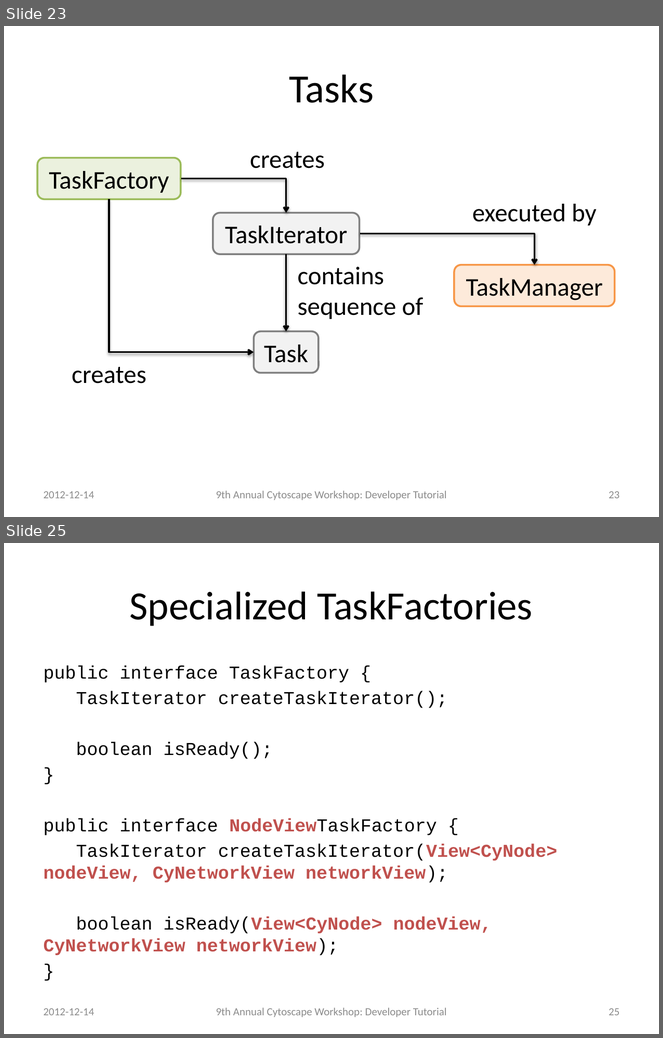
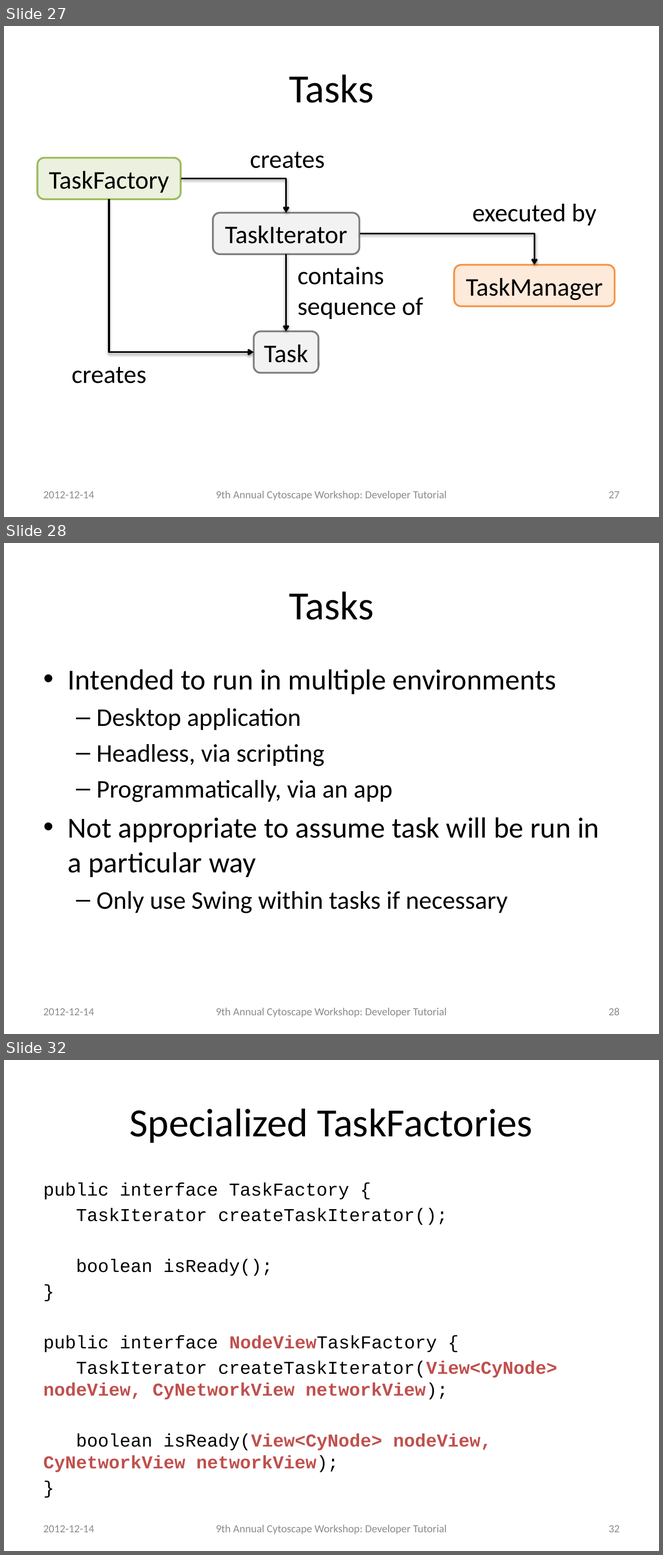
Before and after one commit to jrrmzz/cy3-dev-tutorial, a slide deck: slides.pptx. Shown one above the other, each under a label of ours: slides 23 and 25 before the commit, slides 27, 28 and 32 after it; the slides between them are not shown. The pictures are 663x1038 and 663x1555 pixels, drawn with LibreOffice and Linux fonts; fonts in the diff are those of the drawing. Boxes give left, top, right and bottom in pixels: in the first picture for what was removed or moved away, otherwise in the second. Text is boxed around its words. In the diff, an @@ line names an element or a change of style, - is before the commit and + after.

```diff
--- a/slides.pptx
+++ b/slides.pptx
@@ slide 28 added at [4, 543, 659, 1034], background #FFFFFF @@
@@ title added at [289, 591, 374, 620], 44 pt, text #000000 @@
+Tasks
@@ text added at [68, 669, 599, 914], 28 pt, text #000000 @@
+• Intended to run in multiple environments
+  – Desktop application
+  – Headless, via scripting
+  – Programmatically, via an app
+• Not appropriate to assume task will be run in a particular way
+  – Only use Swing within tasks if necessary
@@ text added at [44, 1008, 94, 1016], 12 pt, text #8C8C8C @@
+2012-12-14
@@ text added at [216, 1008, 447, 1018], 12 pt, text #8C8C8C @@
+9th Annual Cytoscape Workshop: Developer Tutorial
@@ page number added at [609, 1008, 620, 1016], 12 pt, text #8C8C8C @@
+28
@@ what was slide 23 is now slide 27 @@
@@ page number at [609, 491, 620, 499]: text changed @@
-23
+27
@@ what was slide 25 is now slide 32 @@
@@ page number at [609, 1525, 620, 1533]: text changed @@
-25
+32
```
Also in this commit, not shown: 10 slides changed, 7 other slides added.
